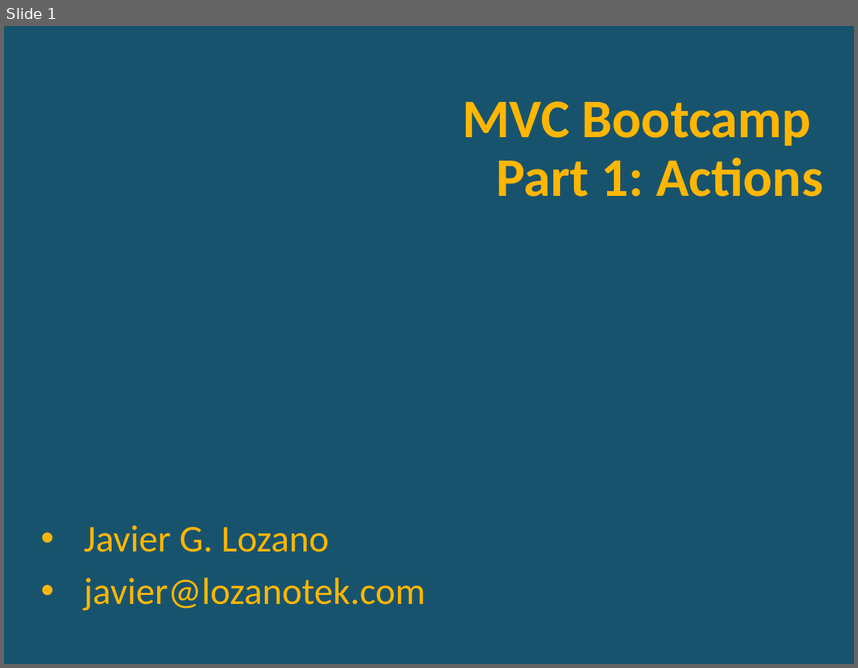
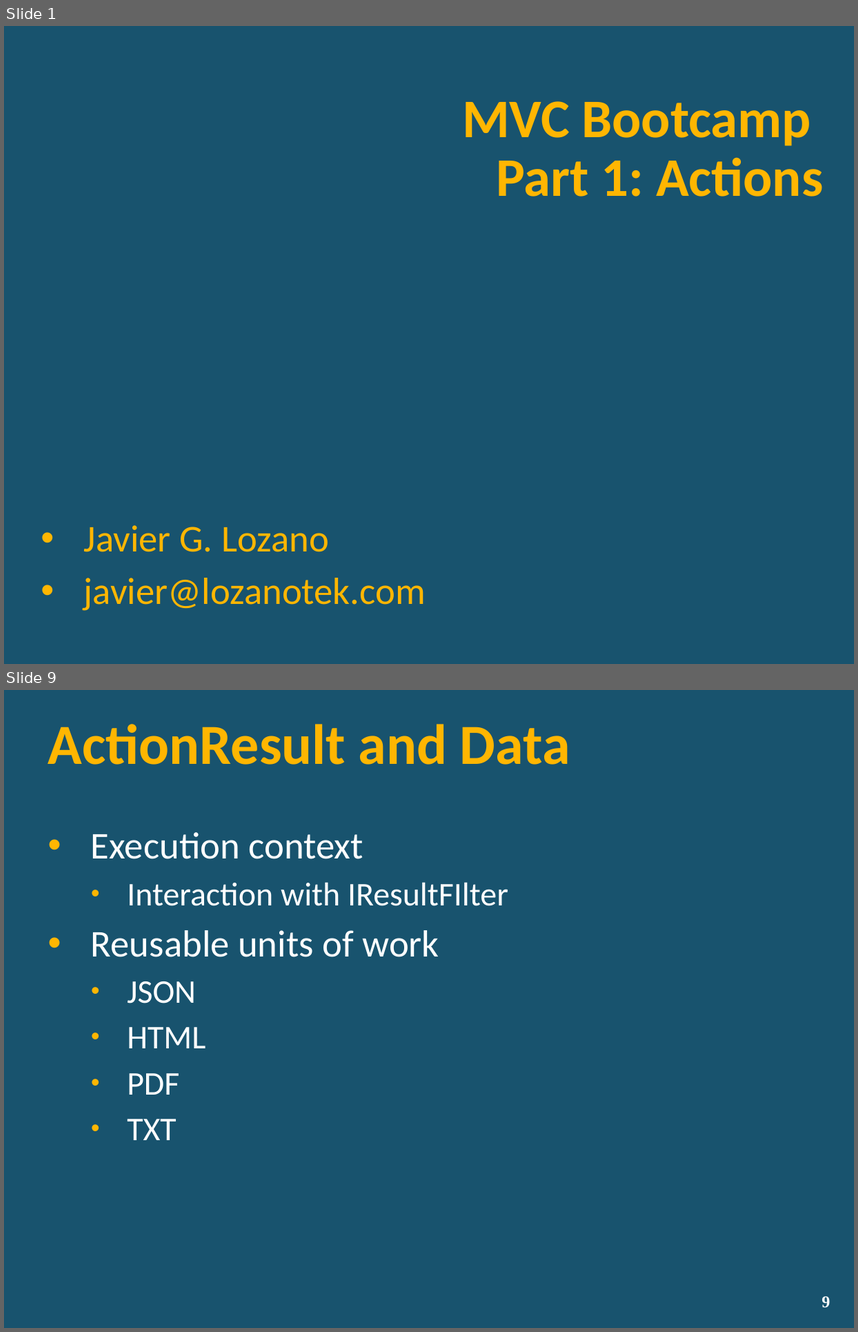
Before and after one commit to lozanotek/MVCBootcamp, a slide deck: slides/part1_actions.pptx. Shown one above the other, each under a label of ours: slide 1 before the commit, slides 1 and 9 after it; the slides between them are not shown. The pictures are 858x668 and 858x1332 pixels, drawn with LibreOffice and Linux fonts; fonts in the diff are those of the drawing; background and template pictures are left out. Boxes give left, top, right and bottom in pixels: in the first picture for what was removed or moved away, otherwise in the second. Text is boxed around its words. In the diff, an @@ line names an element or a change of style, - is before the commit and + after.

```diff
--- a/slides/part1_actions.pptx
+++ b/slides/part1_actions.pptx
@@ slide 9 added at <box>4,690,854,1328</box>, background picture (left out) @@
@@ title added at <box>48,724,570,765</box>, 48 pt, text #FFB601, bold @@
+ActionResult and Data
@@ text added at <box>91,832,508,1140</box>, 28 pt, text #FFFFFF @@
+• Execution context
+  • Interaction with IResultFIlter
+• Reusable units of work
+  • JSON
+  • HTML
+  • PDF
+  • TXT
@@ page number added at <box>822,1296,830,1308</box>, 14 pt, text #FFFFFF, bold @@
+9
```
Also in this commit, not shown: 8 other slides added, 2 slides removed.
